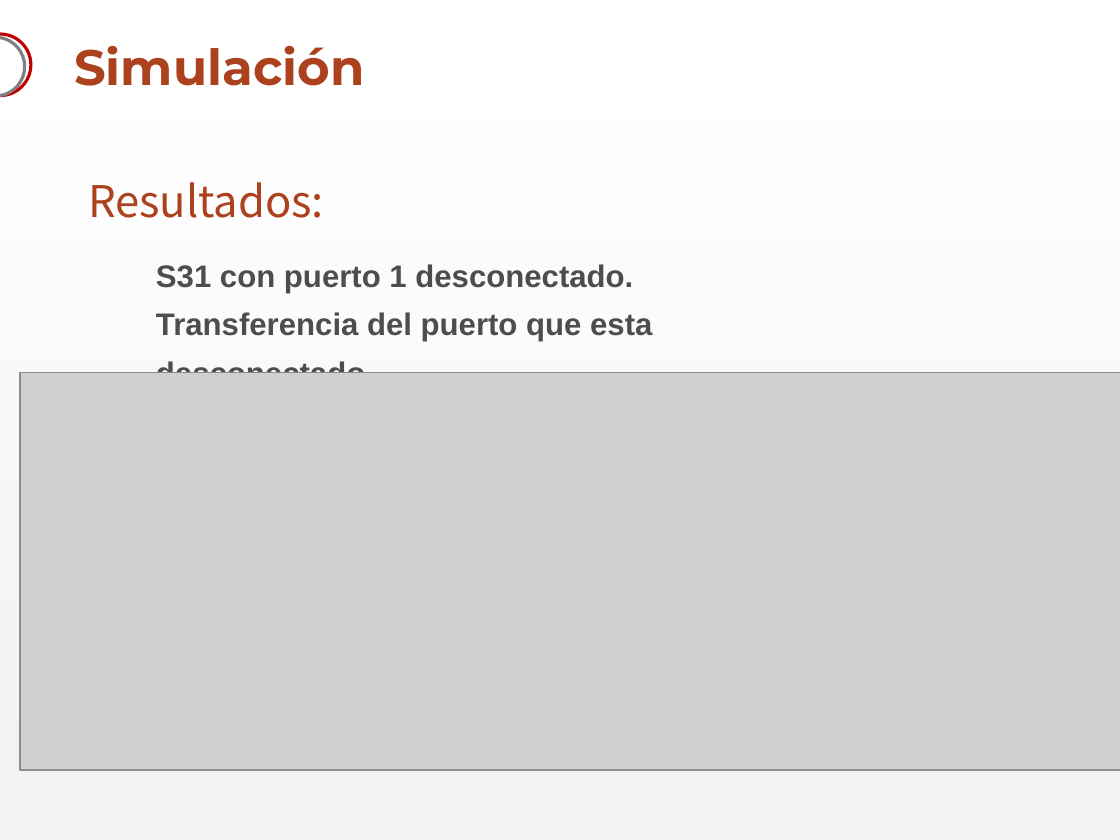
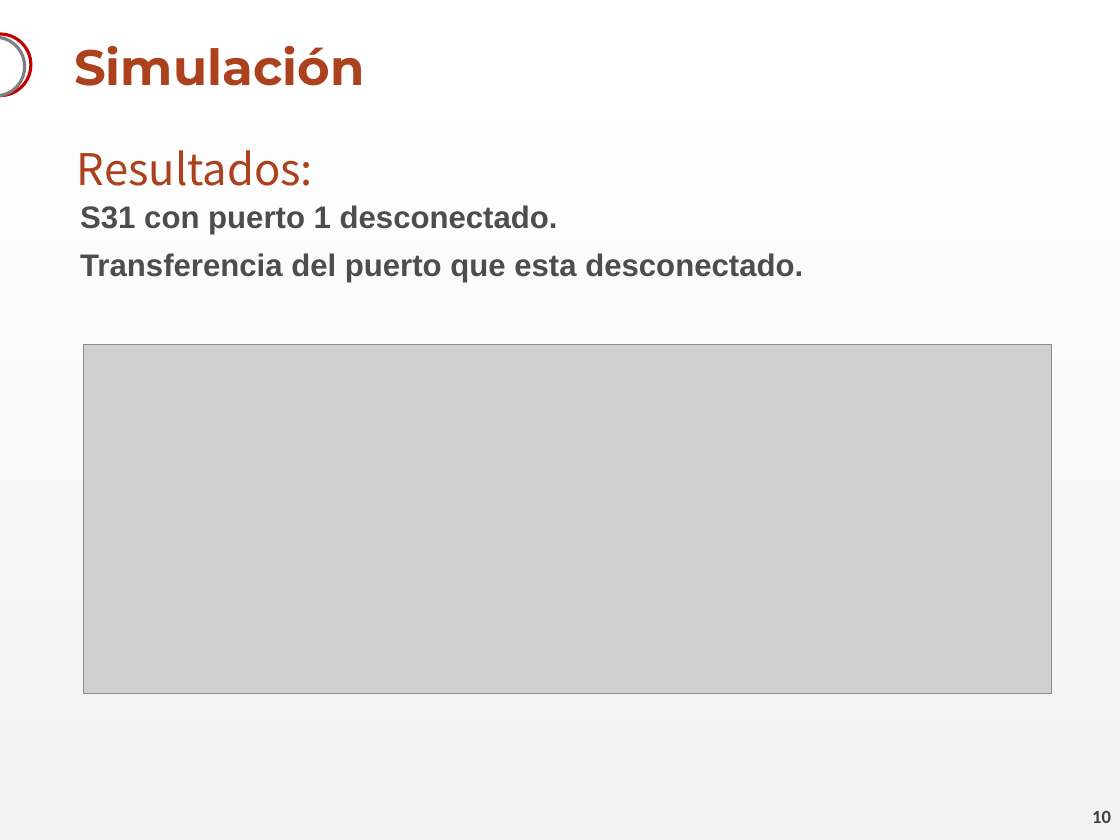
Before and after one commit to akukulanski/RF_Switch_3GHz, a slide deck: slide 10 of Presentación/RF Switch.pptx (slide 11 before the commit). Drawn at 1120x840 pixels with LibreOffice and Linux fonts; fonts in the diff are those of the drawing; grey boxes stand for pictures; background and template pictures are left out. Boxes give left, top, right and bottom in pixels: in the first picture for what was removed or moved away, otherwise in the second. Text is boxed around its words. In the diff, an @@ line names an element or a change of style, - is before the commit and + after.

```diff
--- a/Presentación/RF Switch.pptx
+++ b/Presentación/RF Switch.pptx
@@ text "Resultados:": place and size @@
-text "Resultados:" at [88,182,324,218]
+text "Resultados:" at [77,150,313,186]
@@ text "S31 con puerto 1 desconectado." rewrapped from [156,264,652,341] to [80,205,803,283] @@
@@ picture: place and size @@
-picture at [20,372,1120,769]
+picture at [84,344,1052,693]
@@ page number added at [1092,811,1111,823], 12 pt, text #3D3F41, bold @@
+10
```
Also in this commit, not shown: 14 other slides changed, 1 slide added, 1 slide removed.
